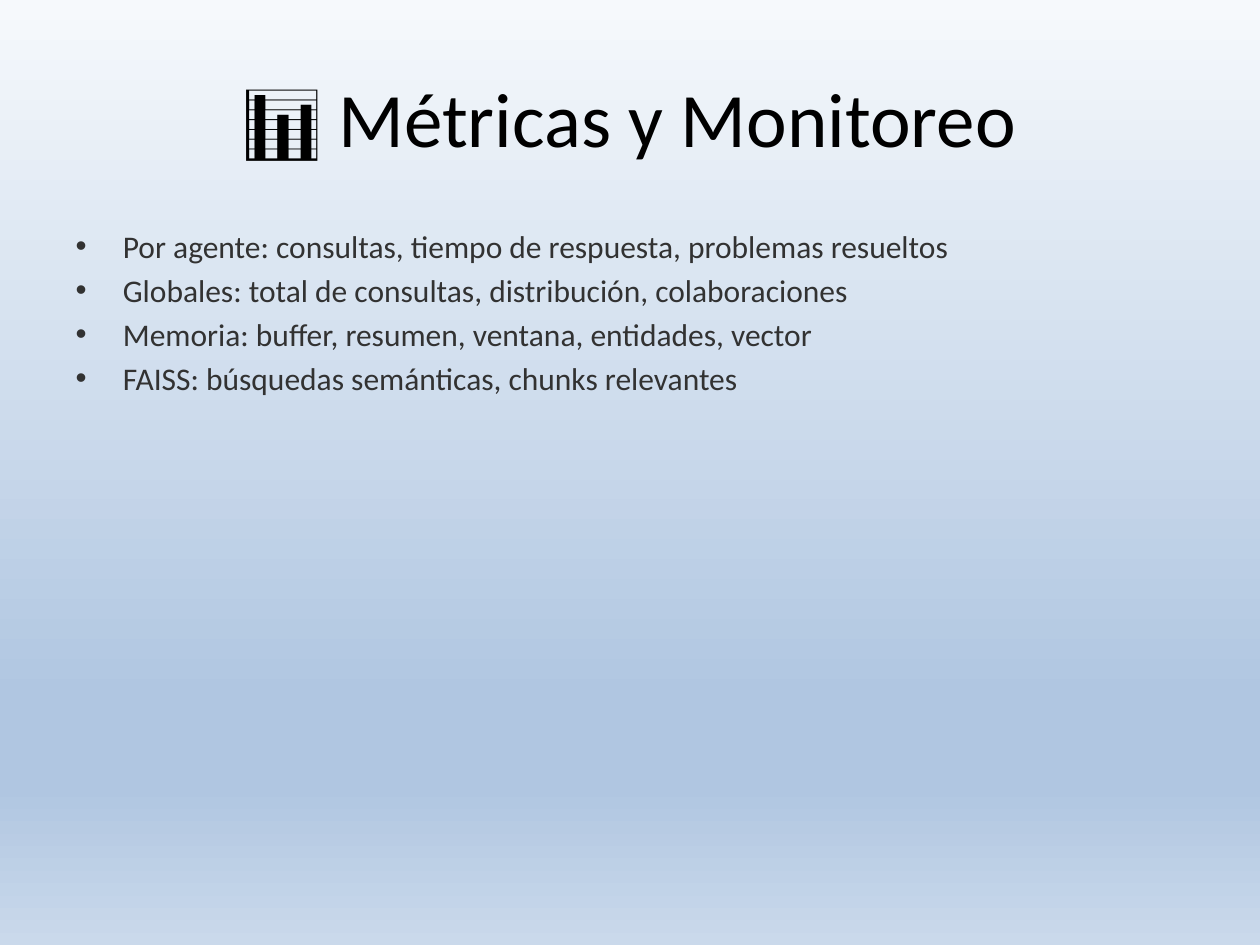
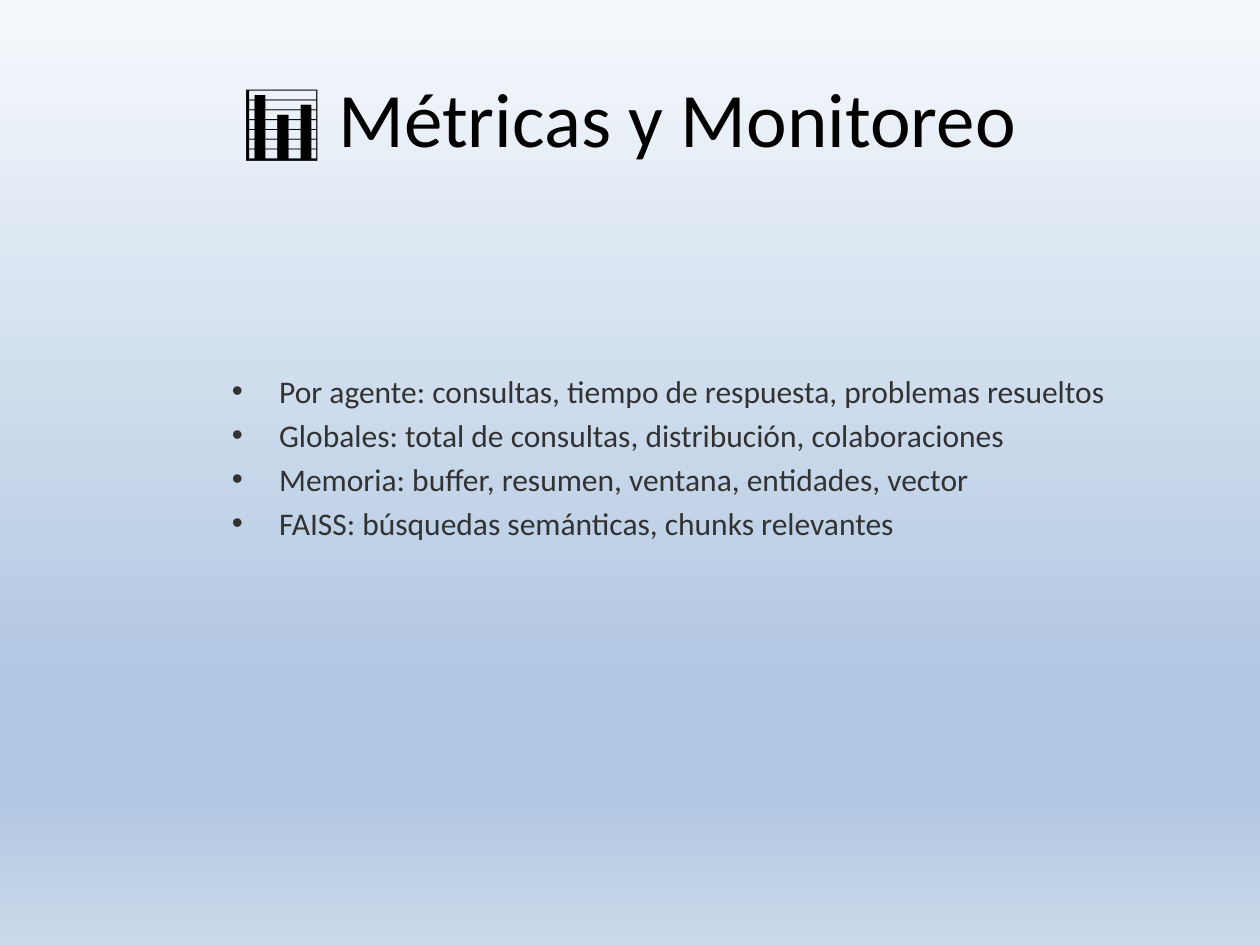
Before and after one commit to Alejandroduoc/pruebaIA, a slide deck: slide 10 of Sistema_MultiAgente_Orquestacion_Inteligente_.pptx. Drawn at 1260x945 pixels with LibreOffice and Linux fonts; fonts in the diff are those of the drawing. Boxes give left, top, right and bottom in pixels: in the first picture for what was removed or moved away, otherwise in the second. Text is boxed around its words. In the diff, an @@ line names an element or a change of style, - is before the commit and + after.

```diff
--- a/Sistema_MultiAgente_Orquestacion_Inteligente_.pptx
+++ b/Sistema_MultiAgente_Orquestacion_Inteligente_.pptx
@@ text "Por agente: consultas, tiempo de ...": place and size @@
-text "Por agente: consultas, tiempo de ..." at (123, 236, 948, 395)
+text "Por agente: consultas, tiempo de ..." at (279, 381, 1104, 540)
```
Also in this commit, not shown: 10 other slides changed, 1 slide removed, 1 other file.
